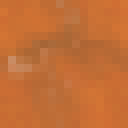
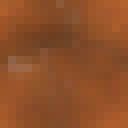
Revision of a layered 128 x 128 image; what changed, layer by layer:
added layer "Sprout" (multiply) above "Cracks" over (0, 0, 128, 128)
